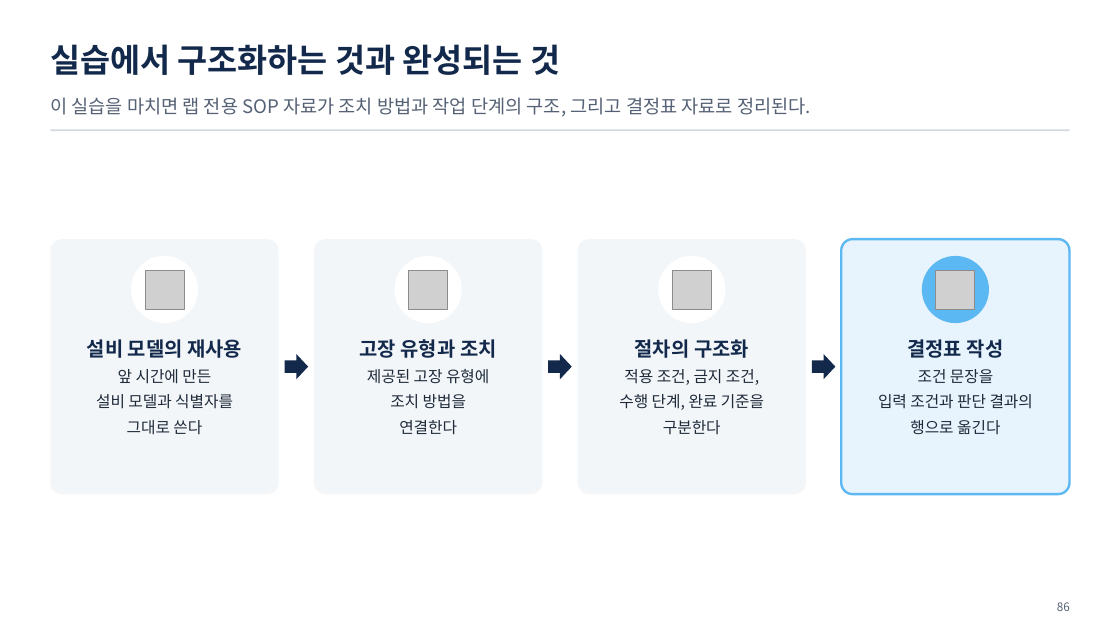
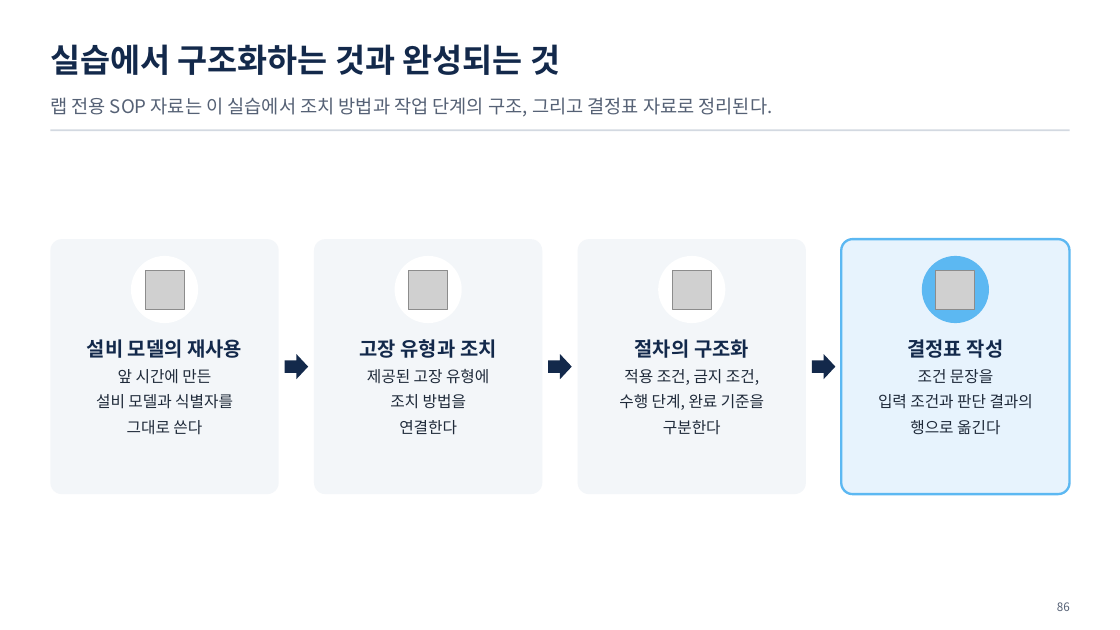
Before and after one commit to uengine-oss/hyd-iot-edu, a slide deck: slide 86 of docs/교재/통합반/03일차/통합반_03일차.pptx. Drawn at 1120x630 pixels with LibreOffice and Linux fonts; fonts in the diff are those of the drawing; grey boxes stand for pictures. Boxes give left, top, right and bottom in pixels: in the first picture for what was removed or moved away, otherwise in the second. Text is boxed around its words. In the diff, an @@ line names an element or a change of style, - is before the commit and + after.

```diff
--- a/docs/교재/통합반/03일차/통합반_03일차.pptx
+++ b/docs/교재/통합반/03일차/통합반_03일차.pptx
@@ text at (50,97,773,117): text changed @@
-이 실습을 마치면 랩 전용 SOP 자료가 조치 방법과 작업 단계의 구조, 그리고 결정표 자료로 정리된다.
+랩 전용 SOP 자료는 이 실습에서 조치 방법과 작업 단계의 구조, 그리고 결정표 자료로 정리된다.
```
Also in this commit, not shown: 9 other slides changed, 23 other files.
